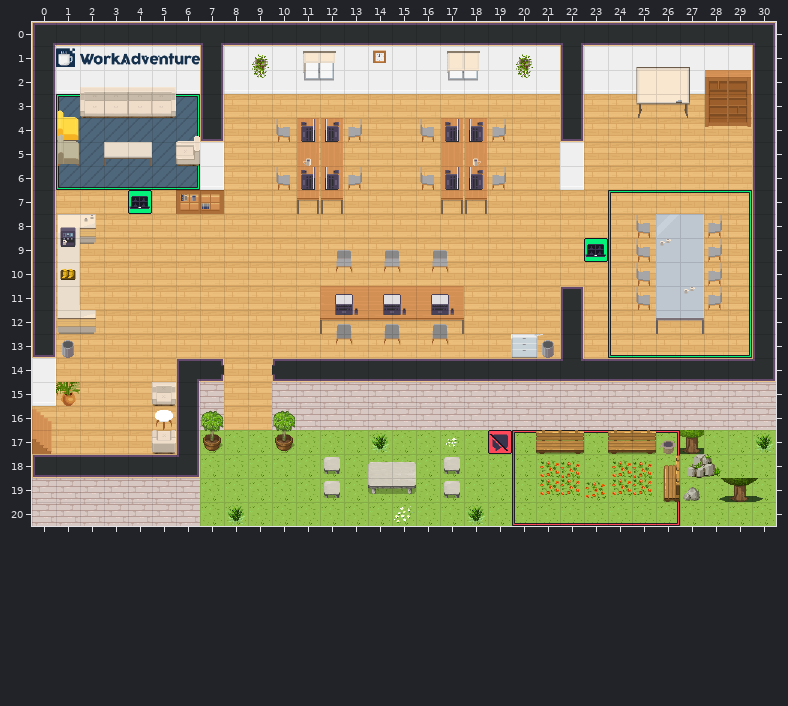
A Tiled map (JSON) gets an edit: map.tmj. Above, as it was before the edit.
Cells are 32x32 px. Shown: x 0..30, y 0..20.
After:
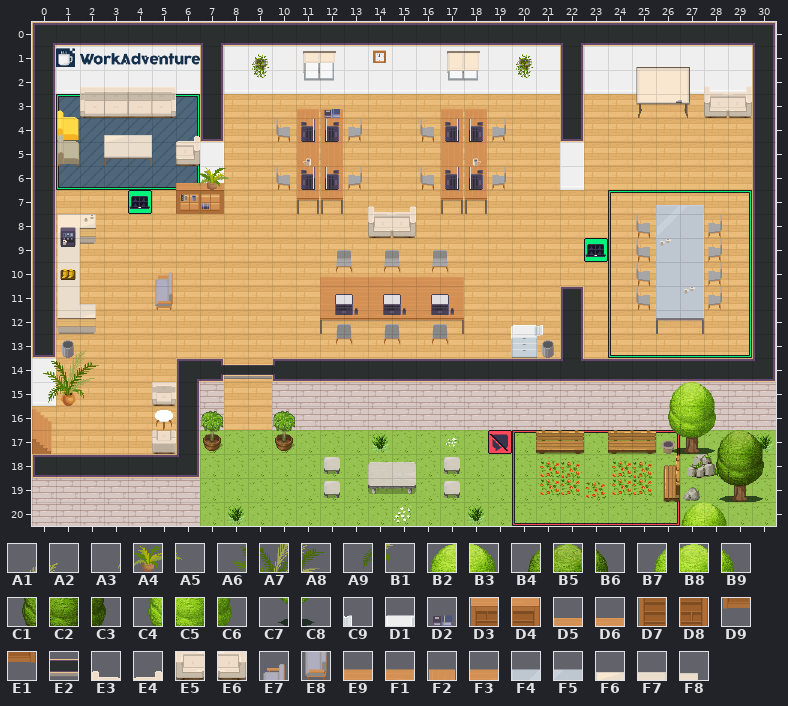
Key: from "WA_Decoration": A1 61, A2 62, A3 66, A4 67, A5 68, A6 72, A7 73, A8 74, A9 84, B1 86; from "WA_Exterior": B2 3, B3 4, B4 75, B5 76, B6 77, B7 78, B8 79, B9 80, C1 100, C2 101, C3 102, C4 103, C5 104, C6 105, C7 128, C8 130; from "WA_Miscellaneous": C9 26 flipped left-right, D1 27 flipped left-right, D2 74; from "WA_Other_Furniture": D3 14, D4 15, D5 19, D6 20, D7 26, D8 27, D9 38, E1 39; from "WA_Room_Builder": E2 64; from "WA_Seats": E3 30, E4 31, E5 43, E6 44, E7 83, E8 96; from "WA_Tables": E9 0, F1 1, F2 2, F3 3, F4 5, F5 6, F6 45, F7 46, F8 101.
__ is an empty cell, .. an unchanged one.
Tiles of an added or newly shown layer are drawn over the layers below it.
Edits made:
--- layer "walls/walls2"
@@ x 28..29 @@
- 2 D3 D4
- 3 D7 D8
- 4 D9 E1
+ 2 __ __
+ 3 __ __
+ 4 __ __
--- layer "furniture/furniture3"
@@ x 28..29 @@
- 2 __ __
- 3 __ __
+ 2 E3 E4
+ 3 E5 E6
@@ x 5..5 @@
-10 __
-11 __
+10 E7
+11 E8
--- layer "above/above1" (now shown)
@@ x 3..18 @@
- 3 .. .. .. .. .. .. .. .. __ __ .. .. .. .. __ __
- 4 __ __ .. .. .. .. .. .. .. .. .. .. .. .. .. ..
+ 3 .. .. .. .. .. .. .. .. F2 F2 .. .. .. .. F2 F2
+ 4 F6 F7 .. .. .. .. .. .. .. .. .. .. .. .. .. ..
@@ x 6..27 @@
- 6 __ __ .. .. .. .. .. .. .. .. .. .. .. .. .. .. .. .. .. .. .. ..
- 7 .. .. .. .. .. .. .. .. .. .. .. .. .. .. .. .. .. .. .. .. __ __
+ 6 D5 D6 .. .. .. .. .. .. .. .. .. .. .. .. .. .. .. .. .. .. .. ..
+ 7 .. .. .. .. .. .. .. .. .. .. .. .. .. .. .. .. .. .. .. .. F4 F5
@@ x 0..28 @@
-10 .. .. .. .. .. .. .. .. .. .. .. .. __ __ __ __ __ __ .. .. .. .. .. .. .. .. .. .. ..
-11 .. .. __ .. .. .. .. .. .. .. .. .. .. .. .. .. .. .. .. .. .. .. .. .. .. .. .. .. ..
-12 .. .. .. .. .. .. .. .. .. .. .. .. .. .. .. .. .. .. .. .. __ __ .. .. .. .. .. .. ..
-13 .. __ __ .. .. .. .. .. .. .. .. .. .. .. .. .. .. .. .. .. .. .. .. .. .. .. .. .. ..
-14 __ __ __ .. .. .. .. .. __ __ .. .. .. .. .. .. .. .. .. .. .. .. .. .. .. .. .. .. ..
-15 __ .. __ .. .. .. .. .. .. .. .. .. .. .. .. .. .. .. .. .. .. .. .. .. .. .. __ __ __
-16 .. .. .. .. .. .. .. .. .. .. .. .. .. .. .. .. .. .. .. .. .. .. .. .. .. .. __ __ __
-17 .. .. .. .. .. .. .. .. .. .. .. .. .. .. .. .. .. .. .. .. .. .. .. .. .. .. __ .. __
+10 .. .. .. .. .. .. .. .. .. .. .. .. E9 F3 F3 F3 F3 F1 .. .. .. .. .. .. .. .. .. .. ..
+11 .. .. F8 .. .. .. .. .. .. .. .. .. .. .. .. .. .. .. .. .. .. .. .. .. .. .. .. .. ..
+12 .. .. .. .. .. .. .. .. .. .. .. .. .. .. .. .. .. .. .. .. D1 C9 .. .. .. .. .. .. ..
+13 .. A1 A2 .. .. .. .. .. .. .. .. .. .. .. .. .. .. .. .. .. .. .. .. .. .. .. .. .. ..
+14 A6 A7 A8 .. .. .. .. .. E2 E2 .. .. .. .. .. .. .. .. .. .. .. .. .. .. .. .. .. .. ..
+15 A9 .. B1 .. .. .. .. .. .. .. .. .. .. .. .. .. .. .. .. .. .. .. .. .. .. .. B7 B8 B9
+16 .. .. .. .. .. .. .. .. .. .. .. .. .. .. .. .. .. .. .. .. .. .. .. .. .. .. C4 C5 C6
+17 .. .. .. .. .. .. .. .. .. .. .. .. .. .. .. .. .. .. .. .. .. .. .. .. .. .. C7 .. C8
@@ x 27..28 @@
-20 __ __
+20 B2 B3
--- layer "above/above2" (now shown)
@@ x 12..12 @@
- 3 __
+ 3 D2
@@ x 6..15 @@
- 6 __ __ __ .. .. .. .. .. .. ..
- 7 .. .. .. .. .. .. .. .. __ __
- 8 .. .. .. .. .. .. .. .. __ __
+ 6 A3 A4 A5 .. .. .. .. .. .. ..
+ 7 .. .. .. .. .. .. .. .. E3 E4
+ 8 .. .. .. .. .. .. .. .. E5 E6
@@ x 28..30 @@
-17 __ __ __
-18 __ __ __
+17 B4 B5 B6
+18 C1 C2 C3
